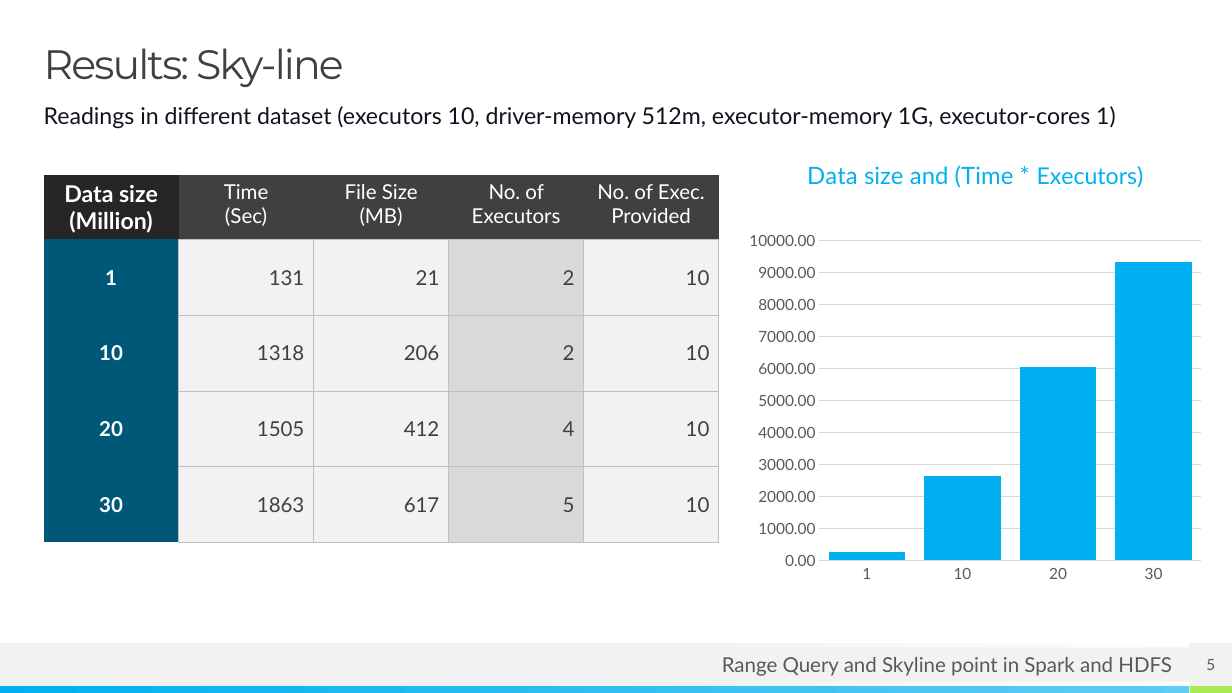
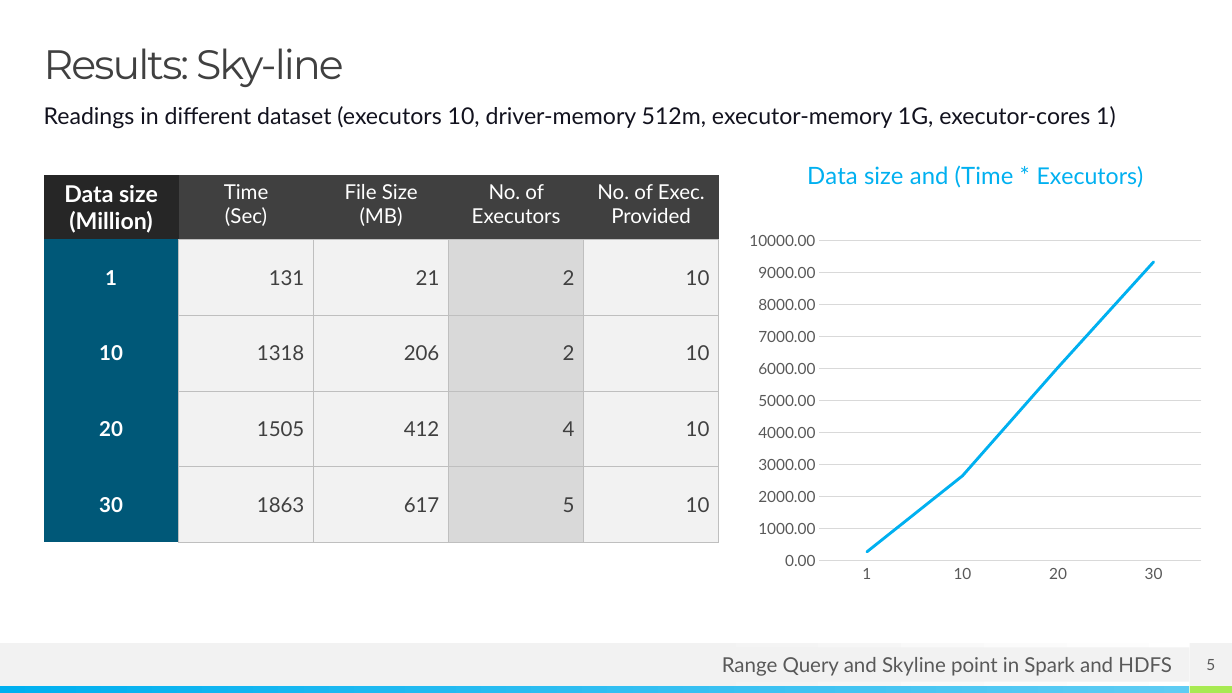
Before and after one commit to umeshg17/DS256_Project, a slide deck: slide 5 of project_ssds.pptx. Drawn at 1232x693 pixels with LibreOffice and Linux fonts; fonts in the diff are those of the drawing. Boxes give left, top, right and bottom in pixels: in the first picture for what was removed or moved away, otherwise in the second. Text is boxed around its words. In the diff, an @@ line names an element or a change of style, - is before the commit and + after.

```diff
--- a/project_ssds.pptx
+++ b/project_ssds.pptx
@@ column chart at <box>740,142,1212,592</box> @@
@@ column chart to line chart @@
@@ bar spacing changed @@
```
Also in this commit, not shown: 4 other slides changed, 1 other file.
